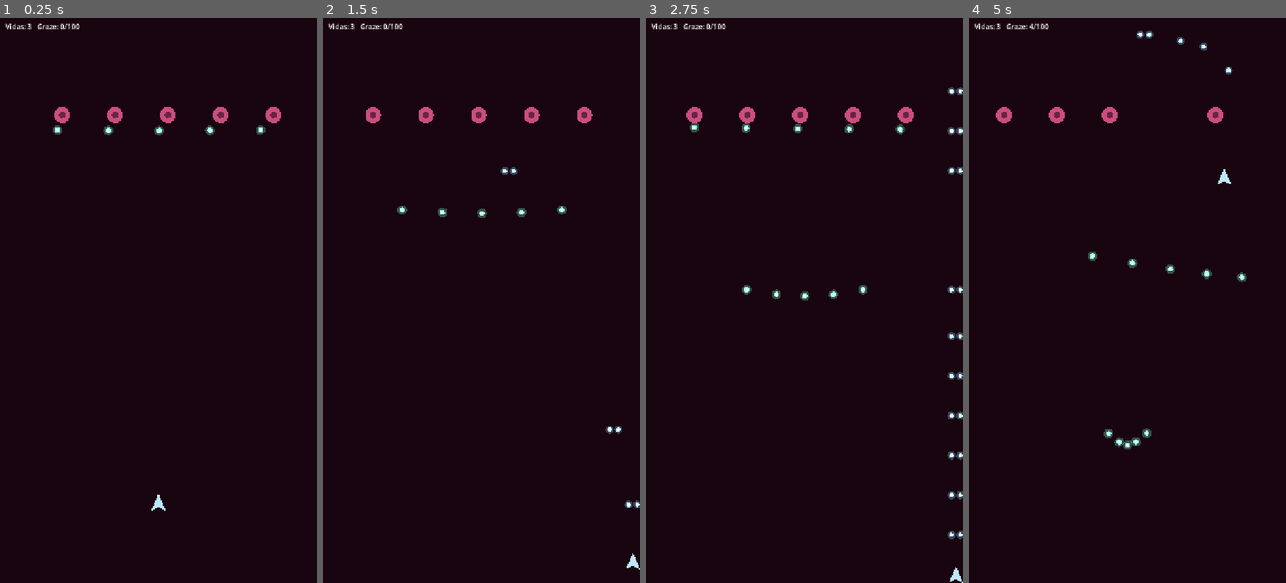
Above: before the commit, frames 1-4 (left to right).
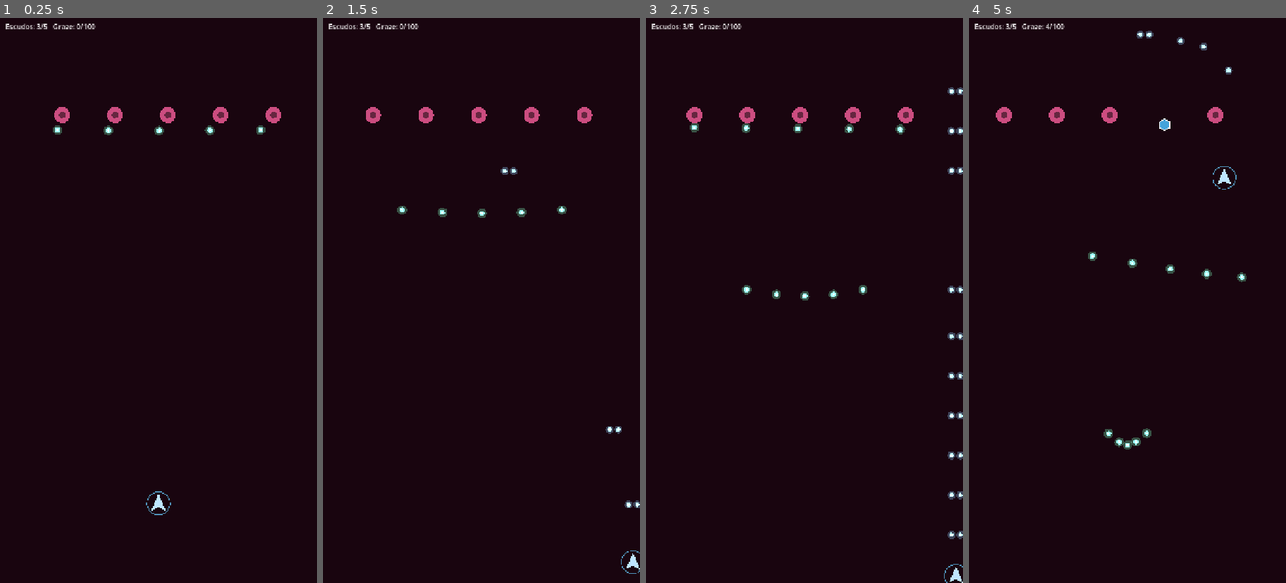
Above: after the commit, the same moments.

Repository: mark2141/cellularwars
Game: Godot game, scene res://scenes/main/main.tscn
The game is run twice, just before and just after one commit, with the same random seed, the same clock (stepped at 60 frames per second) and the same inputs.
Inputs (mouse positions are in pixels of both pictures, inside the frame that each line leads up to):
- Up to frame 1 (0.25 s): no input
- Up to frame 2 (1.5 s): move the mouse to (551, 272) at 0.52 s; hold Right (move_right) 0.53-1.25 s; tap X (ability) at 0.6 s; click (551, 272) at 0.67 s; drag from (418, 328) to (614, 503) at 1.27 s
- Up to frame 3 (2.75 s): move the mouse to (836, 176) at 2.02 s; hold Right (move_right) from 2.03 s (still down); hold Z (shoot) from 2.03 s (still down)
- Up to frame 4 (5 s): release Right (move_right) at 2.75 s; release Z (shoot) at 2.75 s; drag from (1111, 413) to (1019, 114) at 2.77 s; move the mouse to (1222, 385) at 3.52 s; hold Left (move_left) 3.53-4.25 s; hold Shift (focus) 3.53-4.25 s; drag from (1032, 215) to (1127, 114) at 4.27 s

The runs differ from the first frame. In frame 1, 0.2% of the frame differs, in the area x 1-54%, y 1-88%; in frame 2, 0.2%; in frame 3, 0.2%; in frame 4, 0.3%, in the area x 1-85%, y 1-31%.

Commit message:
Sustituye las vidas por escudos y añade el drop de escudo
Co-Authored-By: Claude Fable 5.2 <noreply@anthropic.com>
Claude-Session: https://claude.ai/code/session_01AXcMzje3NUiAFTqrS41fwi

Diff:
--- /dev/null
+++ b/scenes/pickups/shield_pickup.tscn
@@ -0,0 +1,6 @@
+[gd_scene load_steps=2 format=3]
+
+[ext_resource type="Script" path="res://scripts/pickups/shield_pickup.gd" id="1"]
+
+[node name="ShieldPickup" type="Node2D"]
+script = ExtResource("1")
--- a/scripts/components/health_component.gd
+++ b/scripts/components/health_component.gd
@@ -17,9 +17,10 @@
 
 
 ## Reinicia la vida con un máximo nuevo (lo usa `setup()` al inyectar datos de un recurso).
-func reset(new_max_hp: int) -> void:
+## `start_hp` permite empezar por debajo del máximo (0 o menos = empezar lleno).
+func reset(new_max_hp: int, start_hp: int = 0) -> void:
 	max_hp = max(new_max_hp, 1)
-	hp = max_hp
+	hp = max_hp if start_hp <= 0 else min(start_hp, max_hp)
 
 
 func is_dead() -> bool:
--- a/scripts/core/main.gd
+++ b/scripts/core/main.gd
@@ -3,6 +3,7 @@
 ## Se sustituirá por Level.tscn con oleadas definidas en recursos.
 
 const ENEMY_SCENE := preload("res://scenes/enemies/enemy.tscn")
+const SHIELD_PICKUP := preload("res://scenes/pickups/shield_pickup.tscn")
 const TEST_ENEMY: EnemyData = preload("res://resources/enemies/bacteriofago_menor.tres")
 const TEST_TIER: TierData = preload("res://resources/tiers/regular.tres")
 const RESTART_DELAY := 1.5
@@ -20,7 +21,7 @@
 	player.bullets = bullets
 	player.field = field
 	player.position = Vector2(field.size.x * 0.5, field.size.y - 180.0)
-	player.lives_changed.connect(func(_l: int) -> void: _update_status())
+	player.shields_changed.connect(func(_s: int, _m: int) -> void: _update_status())
 	player.graze_changed.connect(func(_v: float, _m: float) -> void: _update_status())
 	player.ability_used.connect(_on_ability_used)
 	player.defeated.connect(_on_player_defeated)
@@ -41,7 +42,13 @@
 		playfield.add_child(enemy)
 
 
-func _on_enemy_defeated(_enemy: Enemy) -> void:
+func _on_enemy_defeated(enemy: Enemy) -> void:
+	if randf() < enemy.data.shield_drop_chance:
+		var pickup: ShieldPickup = SHIELD_PICKUP.instantiate()
+		pickup.player = player
+		pickup.field = playfield.rect()
+		pickup.position = enemy.position
+		playfield.add_child.call_deferred(pickup)
 	# El enemigo ya salió del grupo al morir: si no queda ninguno, nueva fila.
 	if get_tree().get_nodes_in_group(&"enemies").is_empty():
 		_spawn_test_row.call_deferred()
@@ -58,4 +65,4 @@
 
 
 func _update_status() -> void:
-	status.text = "Vidas: %d   Graze: %d/%d" % [player.health.hp, player.graze, player.data.graze_max]
+	status.text = "Escudos: %d/%d   Graze: %d/%d" % [player.shields(), player.data.max_shields, player.graze, player.data.graze_max]
--- a/scripts/enemies/enemy_data.gd
+++ b/scripts/enemies/enemy_data.gd
@@ -9,6 +9,9 @@
 @export var radius: float = 18.0
 ## Provisional hasta tener sprites.
 @export var color: Color = Color(0.8, 0.3, 0.5)
+
+## Probabilidad (0 a 1) de soltar un escudo al morir.
+@export_range(0.0, 1.0) var shield_drop_chance: float = 0.15
 
 @export_group("Oscilación (provisional, pasará a MovementPattern)")
 @export var sway_amplitude: float = 0.0
--- /dev/null
+++ b/scripts/pickups/shield_pickup.gd
@@ -0,0 +1,36 @@
+class_name ShieldPickup
+extends Node2D
+## Escudo que suelta un enemigo. Cae y se recoge al tocarlo con la nave.
+## Debe ser hijo directo de Playfield, como el jugador.
+
+@export var fall_speed: float = 110.0
+@export var radius: float = 12.0
+
+var player: Player
+var field: Rect2
+
+var _time: float = 0.0
+
+
+func _physics_process(delta: float) -> void:
+	_time += delta
+	position.y += fall_speed * delta
+	if position.y > field.end.y + radius * 2.0:
+		queue_free()
+	elif player and not player.health.is_dead():
+		var reach := radius + player.data.pickup_radius
+		if position.distance_squared_to(player.position) <= reach * reach:
+			player.add_shield()
+			queue_free()
+	queue_redraw()
+
+
+func _draw() -> void:
+	# Forma provisional: hexágono con pulso.
+	var pulse := 1.0 + 0.12 * sin(_time * 6.0)
+	var points := PackedVector2Array()
+	for i in 6:
+		points.append(Vector2.from_angle(TAU * i / 6.0 - PI * 0.5) * radius * pulse)
+	draw_colored_polygon(points, Color(0.3, 0.75, 1.0, 0.85))
+	points.append(points[0])
+	draw_polyline(points, Color.WHITE, 2.0)
--- a/scripts/player/player.gd
+++ b/scripts/player/player.gd
@@ -1,8 +1,11 @@
 class_name Player
 extends Node2D
-## Nave del jugador: movimiento, Focus, vidas, graze y disparo.
+## Nave del jugador: movimiento, Focus, escudos, graze y disparo.
+##
+## Los escudos son la vida: HealthComponent guarda escudos + 1, porque con
+## 0 escudos la nave aún aguanta hasta el siguiente impacto.
 
-signal lives_changed(lives: int)
+signal shields_changed(shields: int, max_shields: int)
 signal graze_changed(value: float, max_value: float)
 signal ability_used
 signal defeated
@@ -26,7 +29,7 @@
 
 
 func _ready() -> void:
-	health.reset(data.lives)
+	health.reset(data.max_shields + 1, data.start_shields + 1)
 	hitbox.radius = data.hitbox_radius
 	weapon.interval = data.fire_interval
 	health.damaged.connect(_on_damaged)
@@ -36,6 +39,19 @@
 
 func is_targetable() -> bool:
 	return not health.is_dead() and not health.invulnerable
+
+
+func shields() -> int:
+	return max(health.hp - 1, 0)
+
+
+## Devuelve false si ya estaba al máximo (el drop se recoge igual).
+func add_shield() -> bool:
+	if health.is_dead() or health.hp >= health.max_hp:
+		return false
+	health.heal(1)
+	shields_changed.emit(shields(), data.max_shields)
+	return true
 
 
 func add_graze() -> void:
@@ -79,7 +95,7 @@
 
 
 func _on_damaged(_amount: int, current: int) -> void:
-	lives_changed.emit(current)
+	shields_changed.emit(shields(), data.max_shields)
 	if current > 0:
 		health.invulnerable = true
 		_invuln_left = data.invuln_time
@@ -106,6 +122,10 @@
 	draw_colored_polygon(
 		PackedVector2Array([Vector2(0, -22), Vector2(16, 16), Vector2(0, 8), Vector2(-16, 16)]),
 		Color(0.75, 0.9, 1.0))
+	# Anillo provisional: más opaco cuantos más escudos quedan.
+	if shields() > 0:
+		draw_arc(Vector2.ZERO, 26.0, 0.0, TAU, 40,
+				Color(0.4, 0.8, 1.0, 0.25 + 0.15 * shields()), 2.0)
 	if focusing:
 		draw_arc(Vector2.ZERO, data.graze_radius, 0.0, TAU, 40, Color(0.4, 1.0, 0.9, 0.5), 1.5)
 		draw_circle(Vector2.ZERO, data.hitbox_radius + 1.5, Color(1.0, 0.2, 0.3))
--- a/scripts/player/player_data.gd
+++ b/scripts/player/player_data.gd
@@ -8,9 +8,13 @@
 ## Multiplicador del arrastre táctil (1 = la nave se mueve lo mismo que el dedo).
 @export var touch_sensitivity: float = 1.0
 
-@export_group("Vida")
-@export var lives: int = 3
-## Segundos de invulnerabilidad tras perder una vida.
+@export_group("Escudos")
+## Escudos al empezar el nivel. Con 0 escudos, el siguiente impacto destruye la nave.
+@export var start_shields: int = 3
+@export var max_shields: int = 5
+## Distancia a la que se recoge un drop.
+@export var pickup_radius: float = 26.0
+## Segundos de invulnerabilidad tras perder un escudo.
 @export var invuln_time: float = 2.0
 @export var hitbox_radius: float = 4.0
 
Not shown, added: scripts/pickups/shield_pickup.gd.uid
Not shown, changed: CLAUDE.md
